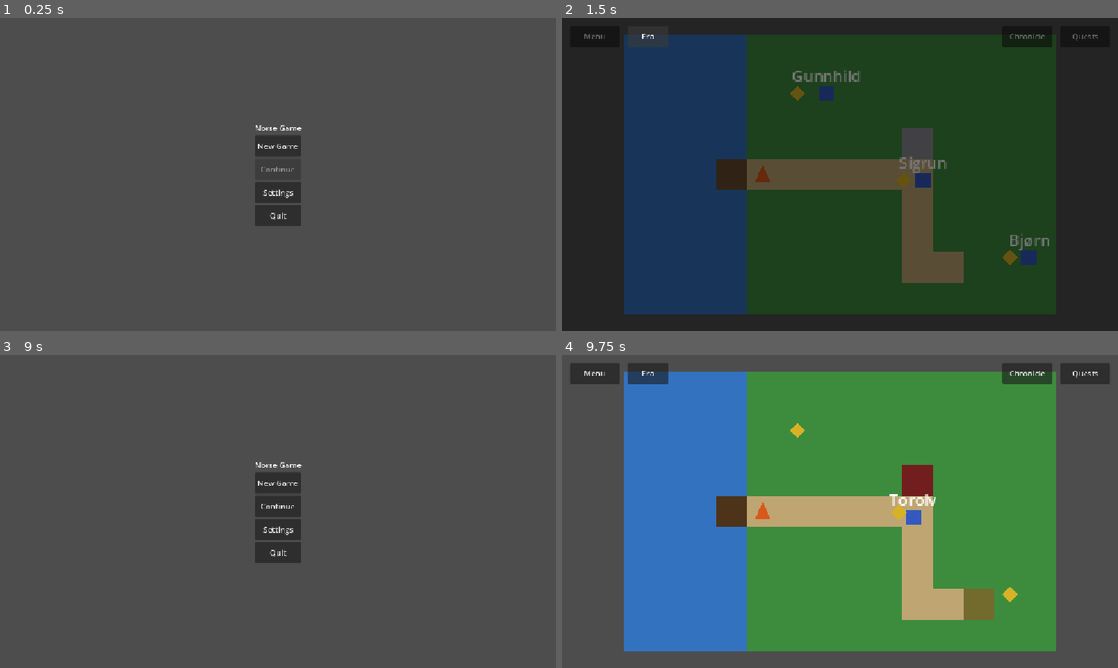
Above: before the commit, frames 1-4 (two rows, left to right).
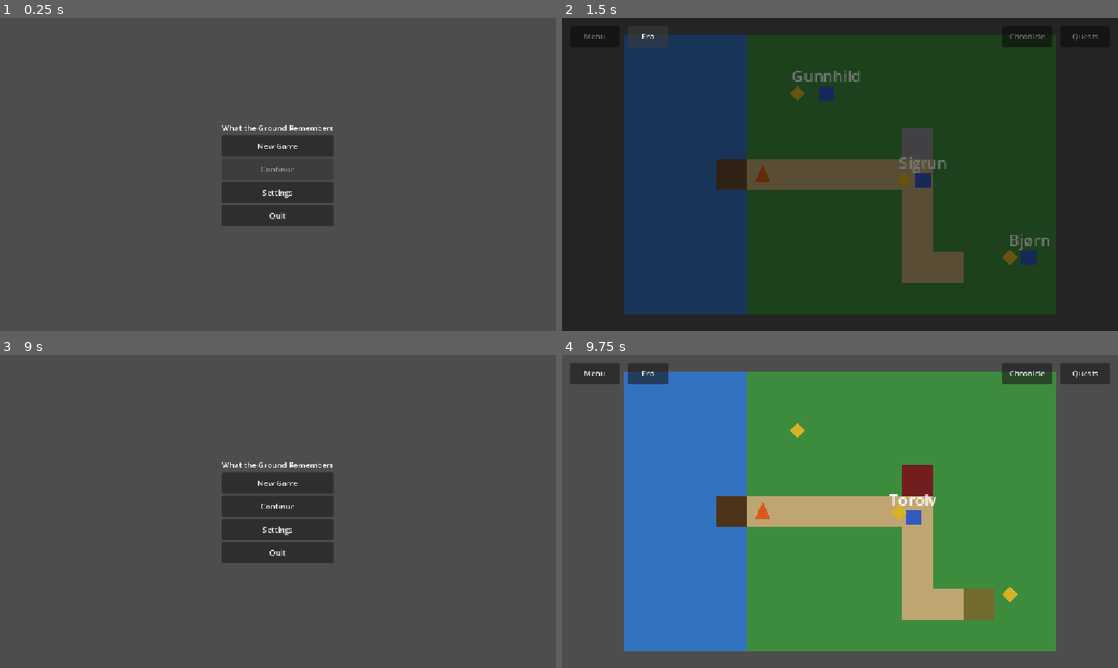
Above: after the commit, the same moments.

Repository: AtlasInMind/norse-game
Game: Godot game, scene res://scenes/main_menu.tscn
The game is run twice, just before and just after one commit, with the same random seed, the same clock (stepped at 60 frames per second) and the same inputs.
Inputs:
- Up to frame 1 (0.25 s): no input
- Up to frame 2 (1.5 s): click "New Game" at 0.5 s; click "Era" at 1.25 s
- Up to frame 3 (9 s): click "Quests" at 2 s; click "Chronicle" at 2.75 s; click "Era" at 3.5 s; click "Quests" at 4.25 s; click "Chronicle" at 5 s; click "Era" at 5.75 s; click "Quests" at 6.5 s; click "Chronicle" at 7.25 s; click "Menu" at 8 s; click "Back to Main Menu" at 8.75 s
- Up to frame 4 (9.75 s): click "New Game" at 9.5 s

The runs differ from the first frame. In frame 1, 2.6% of the frame differs, in the area x 39-60%, y 34-67%; in frame 2, nothing differs; in frame 3, 3.3%; in frame 4, nothing differs.

Commit message:
Update the game's title to "What the Ground Remembers" (issue #35)
Replaces the "Norse Game" placeholder everywhere it was actually
functioning as the game's title -- game/project.godot's config/name,
main_menu.gd's title Label, and the unreferenced M0 spike scene's label
text -- while leaving "Norse Game" as the project/repo's own internal
name (README.md, CLAUDE.md, GLOSSARY.md, archived research docs), per
this issue's own scope. README.md updated to explain that distinction
for future readers.

Verified end-to-end in an actual browser export via Playwright: browser
tab title, the loading-screen text (driven by $GODOT_PROJECT_NAME, no
hardcoded value to update), and the main menu screen all correctly show
the new title, with no leftover "Norse Game" string anywhere in the
exported index.html/index.js and zero console/page errors. All three
existing regression tests still pass.

docs/research/web_export_findings.md's description of issue #27's work
updated to note the title has since changed, without rewriting what was
actually true at the time.

Co-Authored-By: Claude Sonnet 5 <noreply@anthropic.com>
Claude-Session: https://claude.ai/code/session_014qgPGoKn3nZmKBvgbYEBQp

Diff:
--- a/game/project.godot
+++ b/game/project.godot
@@ -10,7 +10,7 @@
 
 [application]
 
-config/name="Norse Game"
+config/name="What the Ground Remembers"
 config/features=PackedStringArray("4.7", "GL Compatibility")
 run/main_scene="res://scenes/main_menu.tscn"
 config/icon="res://icon.svg"
--- a/game/scenes/spike_hello_world.tscn
+++ b/game/scenes/spike_hello_world.tscn
@@ -29,6 +29,6 @@
 grow_vertical = 2
 theme_override_font_sizes/font_size = 24
 theme_override_colors/font_color = Color(0.909804, 0.784314, 0.541176, 1)
-text = "Norse Game — Web export spike (hello world)"
+text = "What the Ground Remembers — Web export spike (hello world)"
 horizontal_alignment = 1
 vertical_alignment = 1
--- a/game/scripts/main_menu.gd
+++ b/game/scripts/main_menu.gd
@@ -35,7 +35,7 @@
 	var menu_box := _menu_box
 
 	var title := Label.new()
-	title.text = "Norse Game"
+	title.text = "What the Ground Remembers"
 	title.horizontal_alignment = HORIZONTAL_ALIGNMENT_CENTER
 	menu_box.add_child(title)
 
Not shown, changed: README.md
Not shown, changed: docs/research/web_export_findings.md
